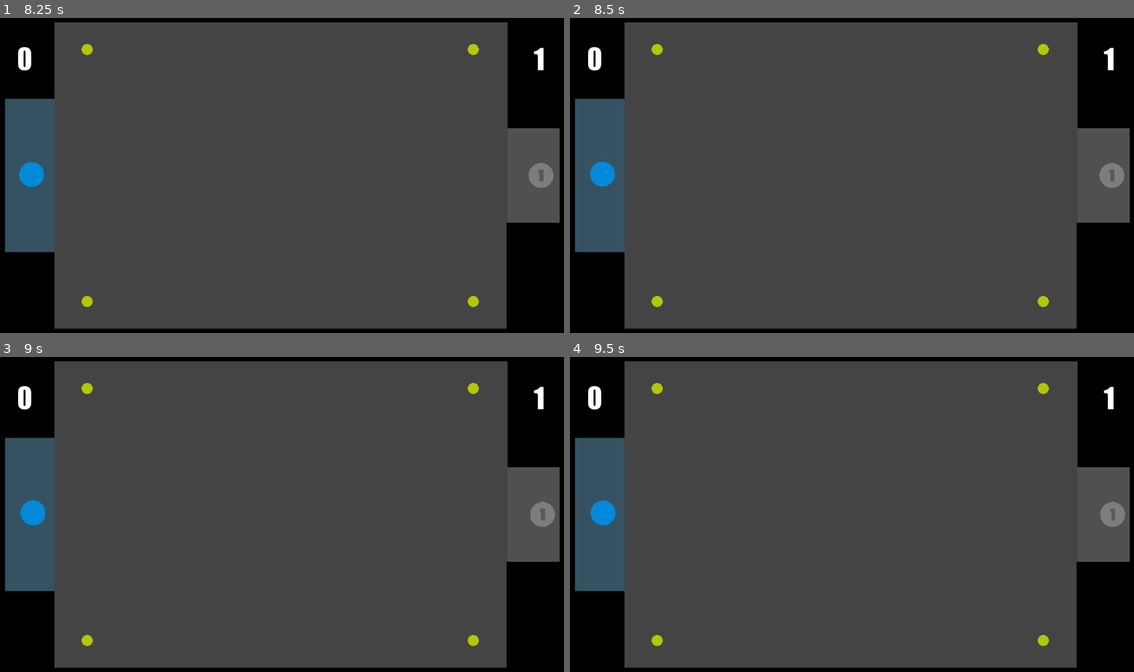
Above: before the commit, frames 1-4 (two rows, left to right).
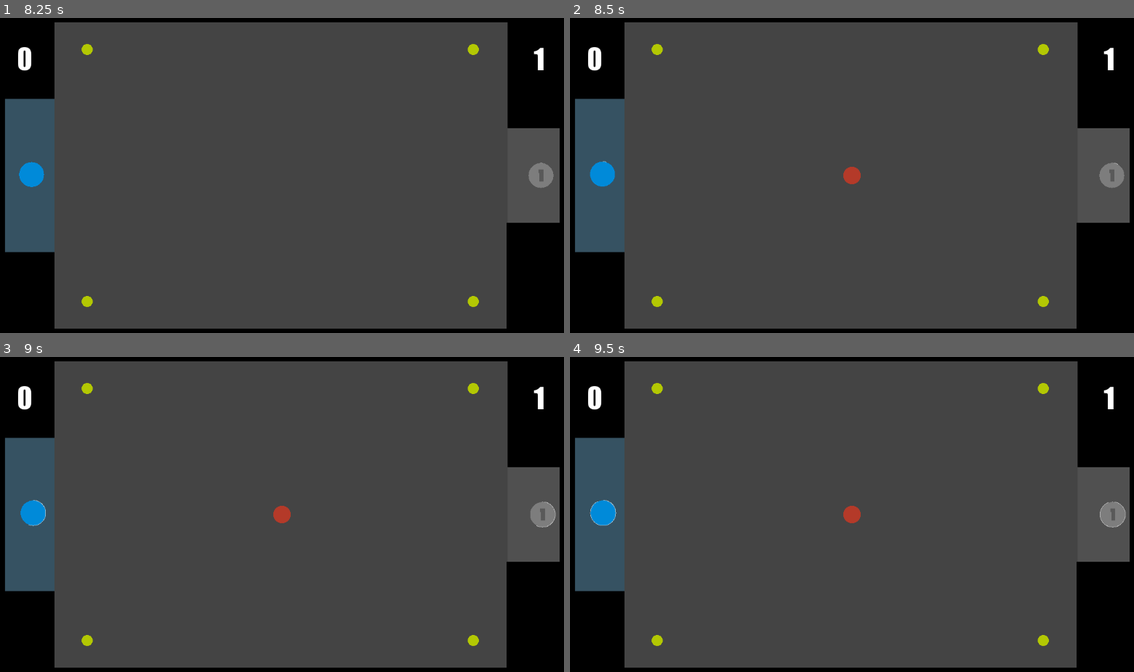
Above: after the commit, the same moments.

Repository: Coolfede97/Bots-League
Game: Godot game, scene res://Matches/first_match.tscn
The game is run twice, just before and just after one commit, with the same random seed, the same clock (stepped at 60 frames per second) and the same inputs. This scene is started directly instead of the project's main scene.
Inputs (mouse positions are in pixels of both pictures, inside the frame that each line leads up to):
- Up to frame 1 (8.25 s): tap Enter (ui_accept) at 0.5, 0.77, 1.52, 3.02, 3.77, 4.52, 6.02, 6.77, 7.52 s; move the mouse to (411, 159) at 0.52 s; press the mouse at (411, 159) at 0.53 s; hold Right (ui_right) 0.53-1.28 s; move the mouse to (163, 191) at 1.27 s; release the mouse at (163, 191) at 1.28 s; hold Down (ui_down) 1.28-2.03 s; right-click (163, 191) at 1.35 s; move the mouse to (338, 103) at 2.02 s; press the mouse at (338, 103) at 2.03 s; hold Right (ui_right) 2.03-2.78 s; move the mouse to (253, 241) at 2.77 s; release the mouse at (253, 241) at 2.78 s; hold Up (ui_up) 2.78-3.53 s; right-click (253, 241) at 2.85 s; move the mouse to (456, 225) at 3.52 s; press the mouse at (456, 225) at 3.53 s; hold Left (ui_left) 3.53-5.03 s; move the mouse to (107, 125) at 4.27 s; release the mouse at (107, 125) at 4.28 s; right-click (107, 125) at 4.35 s; move the mouse to (310, 175) at 5.02 s; press the mouse at (310, 175) at 5.03 s; hold Down (ui_down) 5.03-5.78 s; move the mouse to (197, 93) at 5.77 s; release the mouse at (197, 93) at 5.78 s; hold Right (ui_right) 5.78-6.53 s; right-click (197, 93) at 5.85 s; move the mouse to (411, 159) at 6.52 s; press the mouse at (411, 159) at 6.53 s; hold Up (ui_up) 6.53-7.28 s; move the mouse to (163, 191) at 7.27 s; release the mouse at (163, 191) at 7.28 s; hold Right (ui_right) 7.28-8.03 s; right-click (163, 191) at 7.35 s; move the mouse to (338, 103) at 8.02 s; press the mouse at (338, 103) at 8.03 s; hold Down (ui_down) from 8.03 s (still down)
- Up to frame 2 (8.5 s): keep holding Down (ui_down)
- Up to frame 3 (9 s): move the mouse to (253, 580) at 8.77 s; release Down (ui_down) at 8.78 s; release the mouse at (253, 580) at 8.78 s; hold Left (ui_left) from 8.78 s (still down); right-click (253, 580) at 8.85 s
- Up to frame 4 (9.5 s): keep holding Left (ui_left); tap Enter (ui_accept) at 9.02 s

Frame 1 is identical in both runs. In frame 2, 0.1% of the frame differs, in the area x 5-98%, y 45-53%; in frame 3, 0.2%; in frame 4, 0.2%, in the area x 3-99%, y 45-55%.
Error before the commit: Invalid assignment of property or key 'ball' with value of type 'RigidBody2D (SoccerBall.gd)' on a base object of type 'null instance'. (res://GoalManager/Goal…

Commit message:
mejor mejor mejor

Diff:
--- a/GoalManager/GoalManager.gd
+++ b/GoalManager/GoalManager.gd
@@ -108,13 +108,15 @@
 	nextBall.position=Vector2(576,324)
 	nextBall.PGP=ballPGP
 	nextBall.BGP=ballBGP
-	nextBall.ball_ray_cast = nextBall.GetRayCast("BallRayCast")
-	nextBall.down_ray_cast = nextBall.GetRayCast("DownRayCast")
-	nextBall.up_ray_cast = nextBall.GetRayCast("UpRayCast")
-	nextBall.left_ray_cast = nextBall.GetRayCast("LeftRayCast")
-	nextBall.right_ray_cast = nextBall.GetRayCast("RightRayCast")
+	if bot.name!="Bot1":
+		nextBall.ball_ray_cast = nextBall.GetRayCast("BallRayCast")
+		nextBall.down_ray_cast = nextBall.GetRayCast("DownRayCast")
+		nextBall.up_ray_cast = nextBall.GetRayCast("UpRayCast")
+		nextBall.left_ray_cast = nextBall.GetRayCast("LeftRayCast")
+		nextBall.right_ray_cast = nextBall.GetRayCast("RightRayCast")
 	ball=nextBall
-	bot.get_node("Calculator").ball=ball
+	if bot.name!="Bot1":
+		bot.get_node("Calculator").ball=ball
 	get_parent().add_child(nextBall)
 	bot.ball=ball
 	ball.GetBot()
--- a/PRUEBAS/pruebas.tscn
+++ b/PRUEBAS/pruebas.tscn
@@ -18,7 +18,7 @@
 
 [node name="Pruebas" type="Node2D"]
 
-[node name="Bot2" parent="." node_paths=PackedStringArray("ball", "upCorner", "downCorner") groups=["Players"] instance=ExtResource("1_7avor")]
+[node name="Bot2" parent="." node_paths=PackedStringArray("ball", "upCorner", "downCorner") instance=ExtResource("1_7avor")]
 position = Vector2(1088.88, 319.113)
 ball = NodePath("../Ball")
 upCorner = NodePath("../UpCorner")
